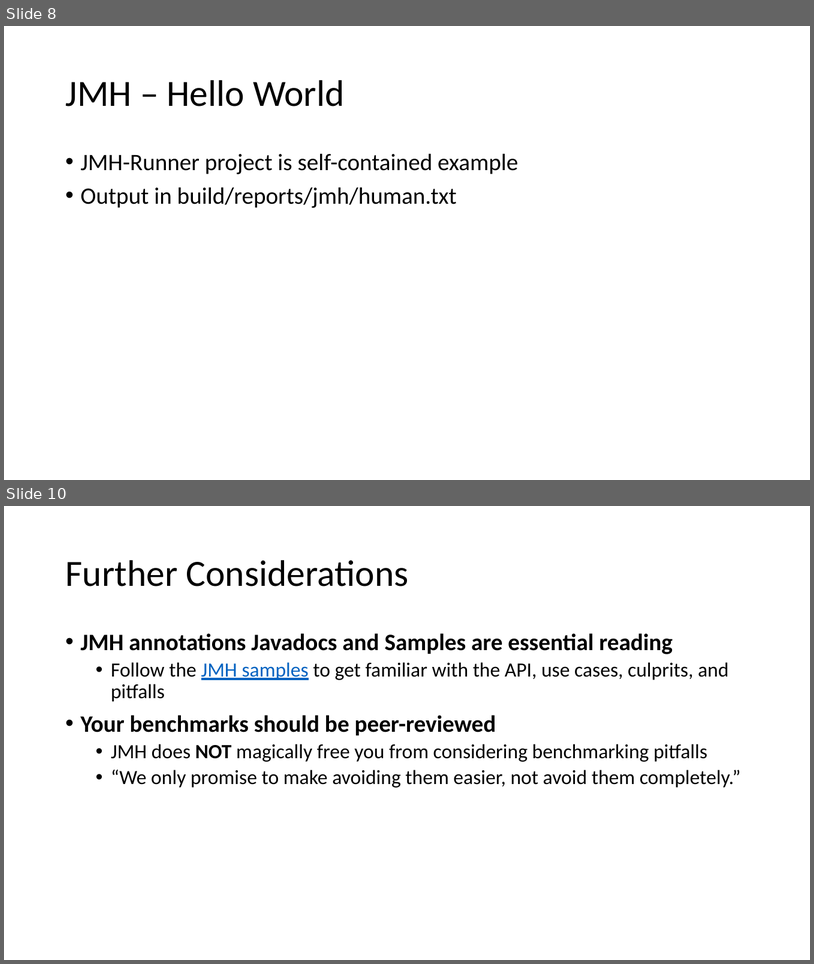
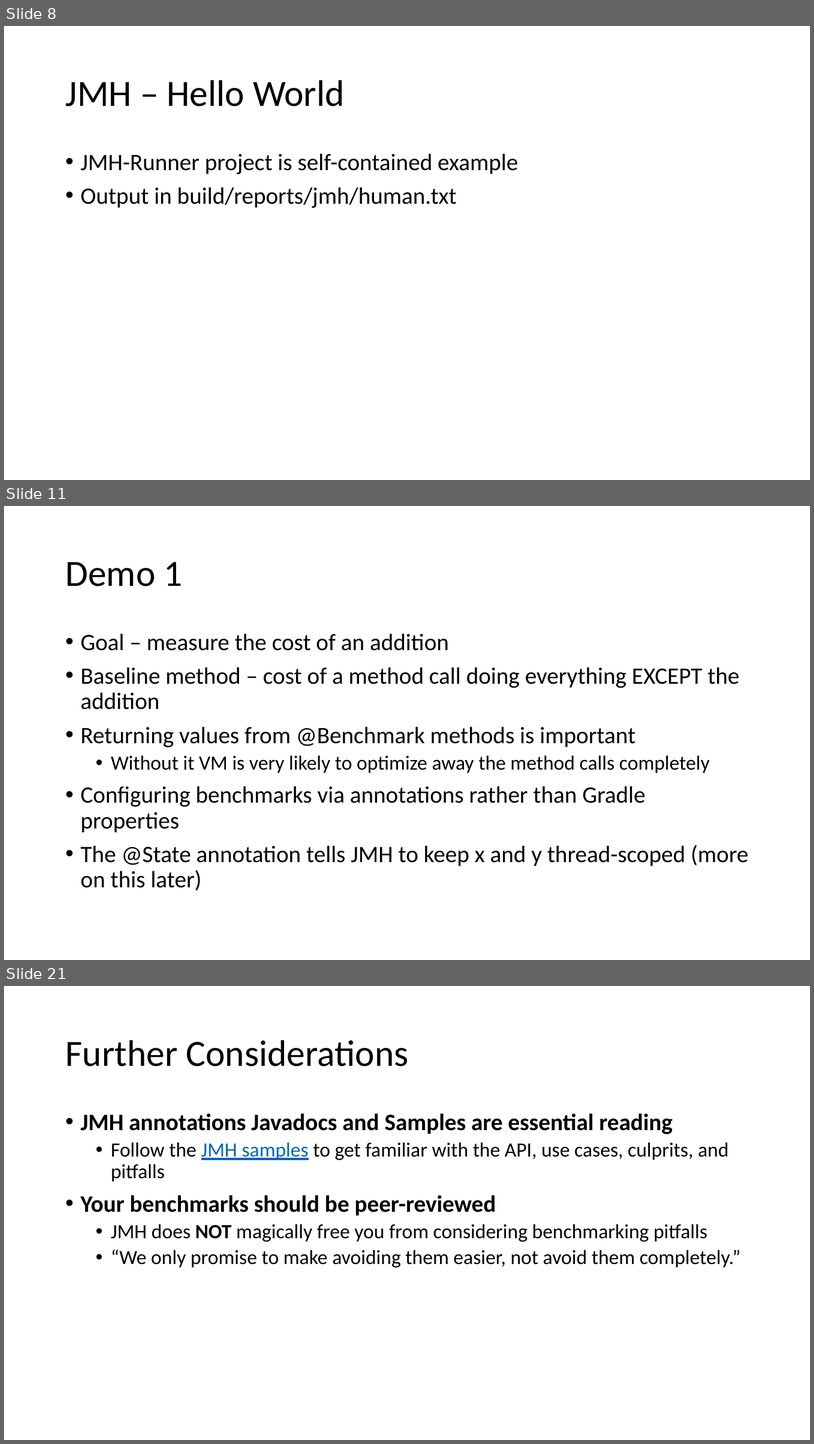
Before and after one commit to tresat/JMH-Presentation, a slide deck: doc/slides.pptx. Shown one above the other, each under a label of ours: slides 8 and 10 before the commit, slides 8, 11 and 21 after it; the slides between them are not shown. The pictures are 814x964 and 814x1444 pixels, drawn with LibreOffice and Linux fonts; fonts in the diff are those of the drawing. Boxes give left, top, right and bottom in pixels: in the first picture for what was removed or moved away, otherwise in the second. Text is boxed around its words. In the diff, an @@ line names an element or a change of style, - is before the commit and + after.

```diff
--- a/doc/slides.pptx
+++ b/doc/slides.pptx
@@ slide 11 added at box(4, 506, 810, 960), background #FFFFFF @@
@@ title added at box(65, 562, 182, 586), 44 pt, text #000000 @@
+Demo 1
@@ text added at box(81, 633, 749, 891), 28 pt, text #000000 @@
+• Goal – measure the cost of an addition
+• Baseline method – cost of a method call doing everything EXCEPT the addition
+• Returning values from @Benchmark methods is important
+  • Without it VM is very likely to optimize away the method calls completely
+• Configuring benchmarks via annotations rather than Gradle properties
+• The @State annotation tells JMH to keep x and y thread-scoped (more on this later)
@@ what was slide 10 is now slide 21 @@
```
Also in this commit, not shown: 11 other slides added, 1 slide removed, 16 other files.
